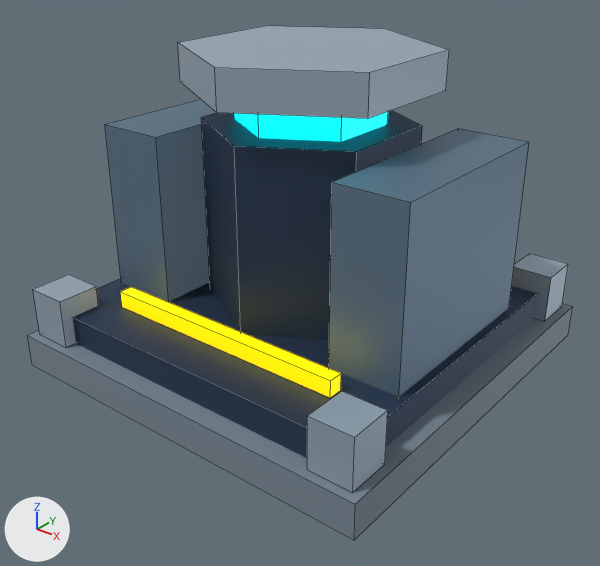
A saved change to the Blender file art/generator_low.blend.
Camera for both pictures: a 50 mm camera at (3.26, -4.18, 3.1) aimed at (0.08, -0.21, 0.64). Arrows for +X, +Y and +Z are at lower left; the lights stay in place. The first picture is the older version. Mesh edges are drawn as thin lines.

The first picture shows 'Cooling pack', 'Cooling pack.001', 'Copper bus.001', 'Corner lock.001', 'Corner lock.002', 'Corner lock.003', 'Flux chamber', 'Flux vessel', 'Foundation', 'Reactor cap', 'Undercarriage'.
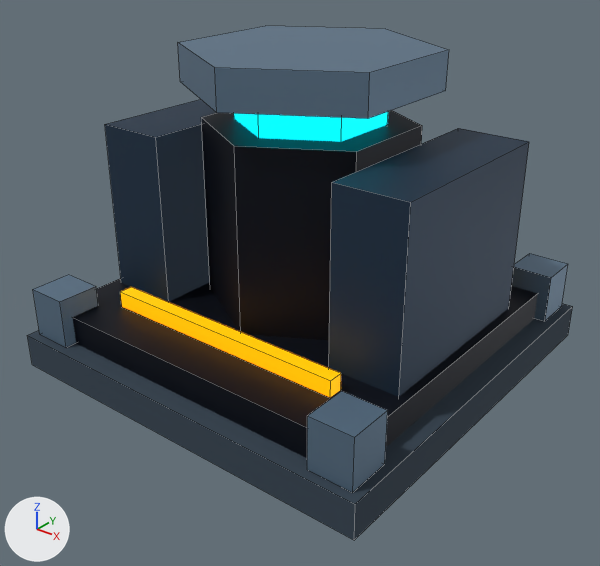
What differs and where, as boxes [x1, y1, x2, y2] in the pictures (600 x 566 px):
```json
{"object": "Cooling pack.001", "change": "recoloured", "before": [329, 128, 529, 397], "after": [329, 128, 529, 397], "on screen": "blue to dark blue"}
{"object": "Flux vessel", "change": "recoloured", "before": [201, 110, 422, 340], "after": [201, 110, 422, 340], "on screen": "dark blue to black"}
{"object": "Foundation", "change": "recoloured", "before": [27, 303, 573, 540], "after": [27, 303, 573, 540], "on screen": "greyish blue to dark blue"}
{"object": "Undercarriage", "change": "recoloured", "before": [73, 278, 538, 458], "after": [73, 278, 538, 458], "on screen": "dark blue to black"}
{"object": "Reactor cap", "change": "recoloured", "before": [178, 26, 449, 119], "after": [178, 26, 449, 119], "on screen": "light grey to blue"}
{"object": "Cooling pack", "change": "recoloured", "before": [105, 99, 217, 302], "after": [105, 99, 217, 302], "on screen": "blue to dark blue"}
{"object": "Corner lock.003", "change": "recoloured", "before": [307, 391, 388, 493], "after": [307, 391, 388, 493], "on screen": "darker"}
{"object": "Copper bus.001", "change": "recoloured", "before": [120, 287, 341, 398], "after": [120, 287, 341, 398]}
{"object": "Corner lock.001", "change": "recoloured", "before": [33, 275, 98, 348], "after": [33, 275, 98, 348], "on screen": "darker"}
{"object": "Corner lock.002", "change": "recoloured", "before": [511, 253, 568, 321], "after": [511, 253, 568, 321], "on screen": "darker"}
```

Edits to the scene script, one JSON object a line:
```json
{"op": "set", "path": "mat_concrete.base_color", "old": "(0.204, 0.263, 0.318)", "new": "(0.0343, 0.0561, 0.0823)", "note": "greyish blue #7d8c99 -> dark blue #344351"}
{"op": "set", "path": "mat_dark.base_color", "old": "(0.0314, 0.0588, 0.114)", "new": "(0.00243, 0.00478, 0.0123)", "note": "dark blue #32455f -> black #080f1d"}
{"op": "set", "path": "mat_edge.base_color", "old": "(0.412, 0.51, 0.596)", "new": "(0.141, 0.223, 0.314)", "note": "light grey #acbdcb -> blue #698298"}
{"op": "set", "path": "mat_armor.base_color", "old": "(0.149, 0.235, 0.322)", "new": "(0.0194, 0.0452, 0.0844)", "note": "blue #6c859a -> dark blue #263c52"}
{"op": "set", "path": "mat_amber.emission_color", "old": "(1.0, 0.667, 0.0)", "new": "(1.0, 0.402, 0.0)", "note": "yellow #ffd500 -> orange #ffaa00"}
```
